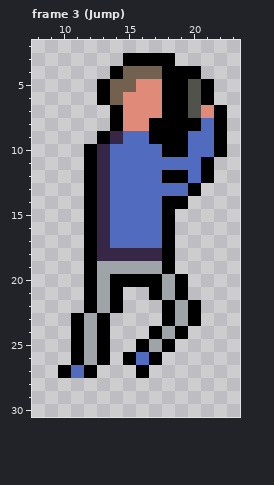
One commit to this pixel-art file: Player/Player.aseprite. The picture above is the old version.
32x32 pixels, 10 frames. Shown: frame 3 (Jump): x 8..23, y 2..30. The old version is drawn lined up with the new one.
After the commit:
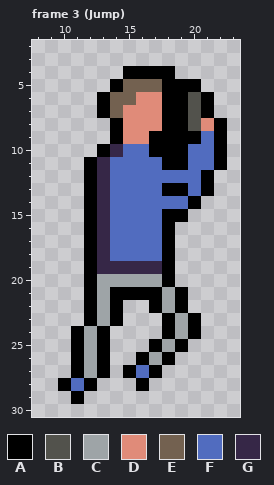
Palette (. is transparent): A #000000  B #52524c  C #9ea4a7  D #e08b79  E #736150  F #516cbf  G #362747
Commit message: Adjusted player sprite size to account for stairs
Edits made:
whole drawing moved by +0,-4 (the old picture is shown already moved)
Frame 3 (Jump):
Colour A now appears in row 7 at x 13; in row 11 at x 22; in row 13 at x 21; in row 14 at x 20; in row 15 at x 19; in row 21 at x 15 to 16.
Colour A now appears in row 22 at x 17; in row 23 at x 14; in row 24 at x 20; in row 25 at x 19; in row 26 at x 18; in row 27 at x 13, 15 and 17.
Colour A now appears in row 28 at x 10, 12 and 16; in row 29 at x 11.
The author changed colour B to colour A in row 5 at x 20.
The author changed colour C to colour A in row 20 at x 18; in row 22 at x 19; in row 23 at x 12; in row 24 at x 18; in row 25 at x 17.
The author changed colour D to colour A in row 7 at x 21.
The author changed colour E to colour A in row 4 at x 15 to 17; in row 5 at x 14.
The author changed colour F to colour A in row 9 at x 20; in row 10 at x 17; in row 11 at x 18 to 19; in row 13 at x 18 to 19; in row 26 at x 16; in row 27 at x 11.
The author changed colour G to colour A in row 9 at x 14; in row 10 at x 13.
The author changed colour A to colour B in row 8 at x 20.
The author changed colour A to colour C in row 20 at x 14 to 17; in row 22 at x 18; in row 23 at x 13; in row 24 at x 19; in row 25 at x 18; in row 26 at x 17.
The author changed colour A to colour C in row 27 at x 12.
The author changed colour A to colour D in row 8 at x 17.
The author changed colour F to colour D in row 8 at x 21; in row 9 at x 15 to 16.
The author changed colour A to colour E in row 7 at x 14.
The author changed colour D to colour E in row 5 at x 16 to 17; in row 6 at x 15.
Colour F now appears in row 28 at x 11.
The author changed colour A to colour F in row 11 at x 21; in row 12 at x 18 to 19; in row 13 at x 20; in row 14 at x 18 to 19; in row 27 at x 16.
The author changed colour G to colour F in row 18 at x 14 to 17.
The author changed colour C to colour G in row 19 at x 13 to 17.
The author changed colour F to colour G in row 10 at x 14.
Colour A is gone in row 3 at x 15 to 18; in row 4 at x 14 and 19 to 20; in row 5 at x 13 and 21; in row 7 at x 22; in row 9 at x 13; in row 10 at x 12.
Colour A is gone in row 20 at x 19; in row 22 at x 20; in row 23 at x 11; in row 24 at x 17; in row 25 at x 16; in row 26 at x 15.
Colour A is gone in row 27 at x 10.
Where, in picture pixels (left, top, right, bottom), the same in both pictures:
changed: (58, 53, 227, 404)
